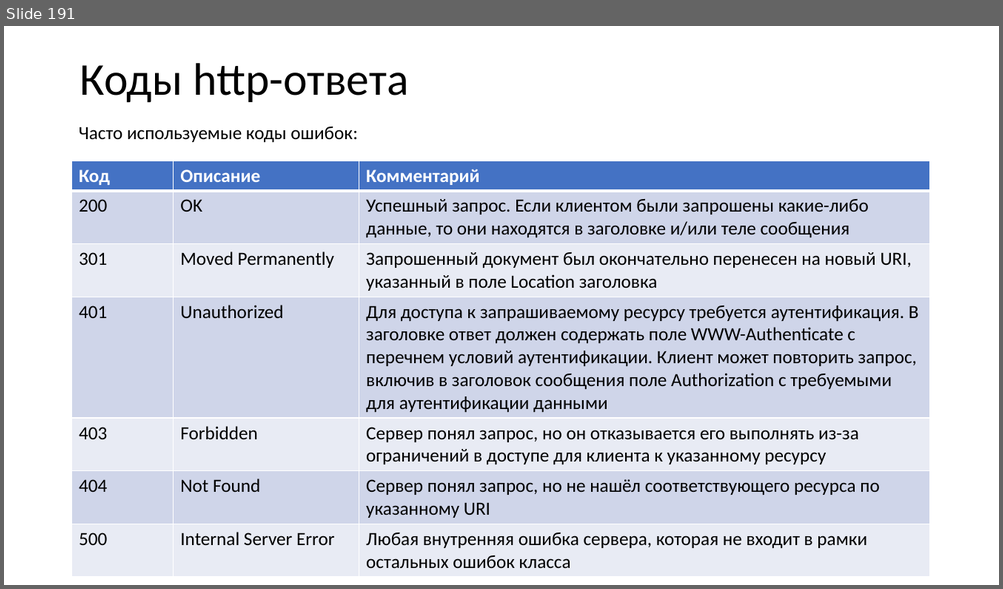
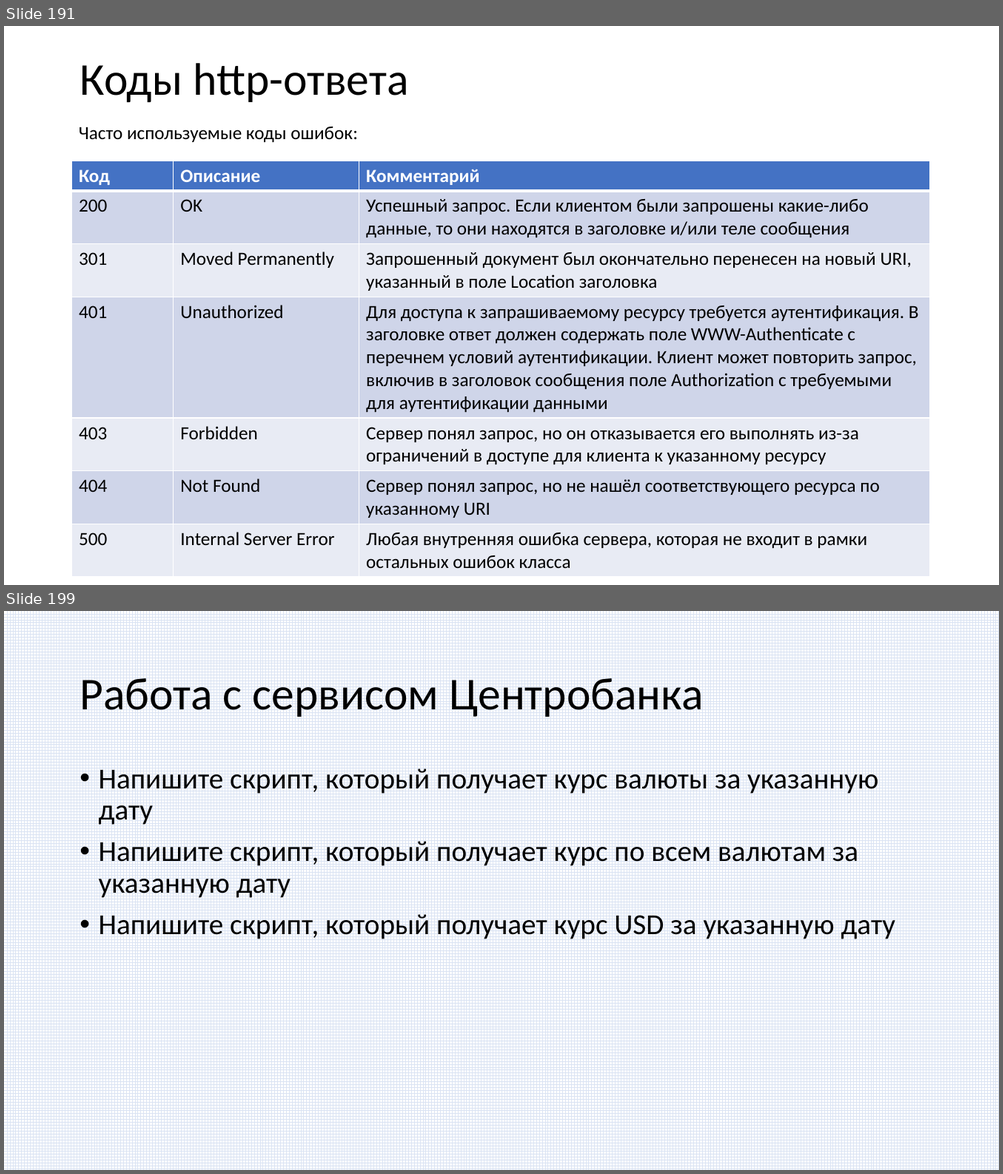
Before and after one commit to paveltsytovich/telegram-course, a slide deck: Presentation/Разработка ботов для телеграмм на Python.pptx. Shown one above the other, each under a label of ours: slide 191 before the commit, slides 191 and 199 after it; the slides between them are not shown. The pictures are 1003x589 and 1003x1174 pixels, drawn with LibreOffice and Linux fonts; fonts in the diff are those of the drawing. Boxes give left, top, right and bottom in pixels: in the first picture for what was removed or moved away, otherwise in the second. Text is boxed around its words. In the diff, an @@ line names an element or a change of style, - is before the commit and + after.

Commit message:
получение курса валют

```diff
--- a/Presentation/Разработка ботов для телеграмм на Python.pptx
+++ b/Presentation/Разработка ботов для телеграмм на Python.pptx
@@ slide 199 added at box(4, 611, 999, 1170), background #FFFFFF @@
@@ rectangle added at box(4, 611, 999, 1170), fill pattern #DAE3F3 on #FFFFFF @@
@@ title added at box(79, 678, 703, 717), 44 pt, text #000000 @@
+Работа с сервисом Центробанка
@@ text added at box(99, 769, 895, 940), 28 pt, text #000000 @@
+• Напишите скрипт, который получает курс валюты за указанную дату
+• Напишите скрипт, который получает курс по всем валютам за указанную дату
+• Напишите скрипт, который получает курс USD за указанную дату
```
Also in this commit, not shown: 2 slides changed, 5 other slides added, 2 other files.
